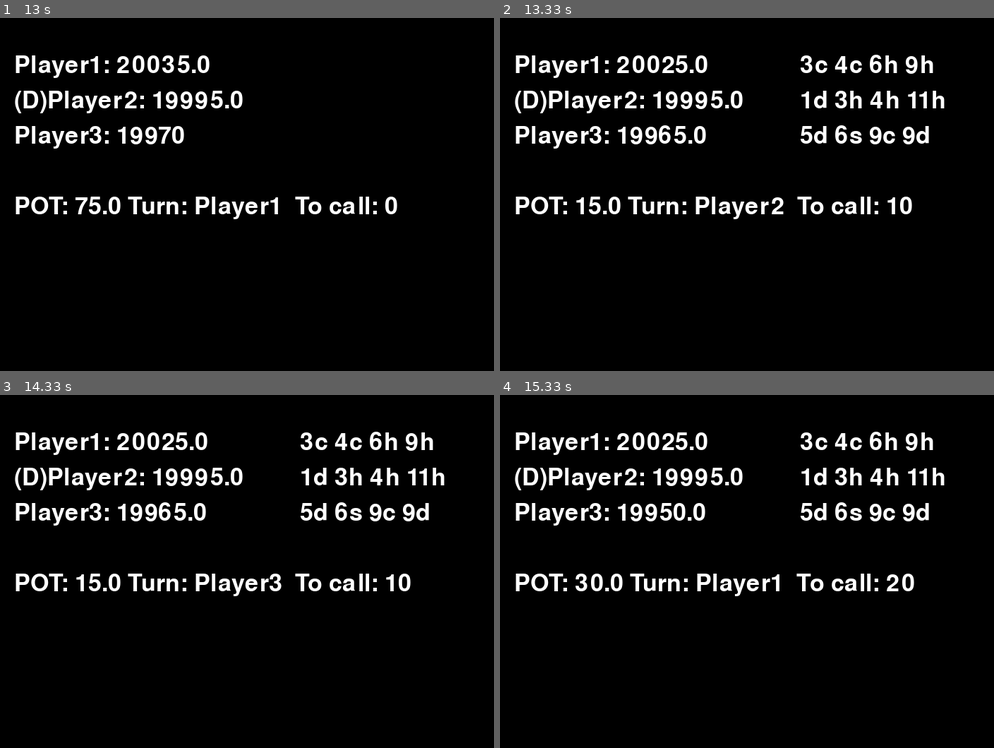
Above: before the commit, frames 1-4 (two rows, left to right).
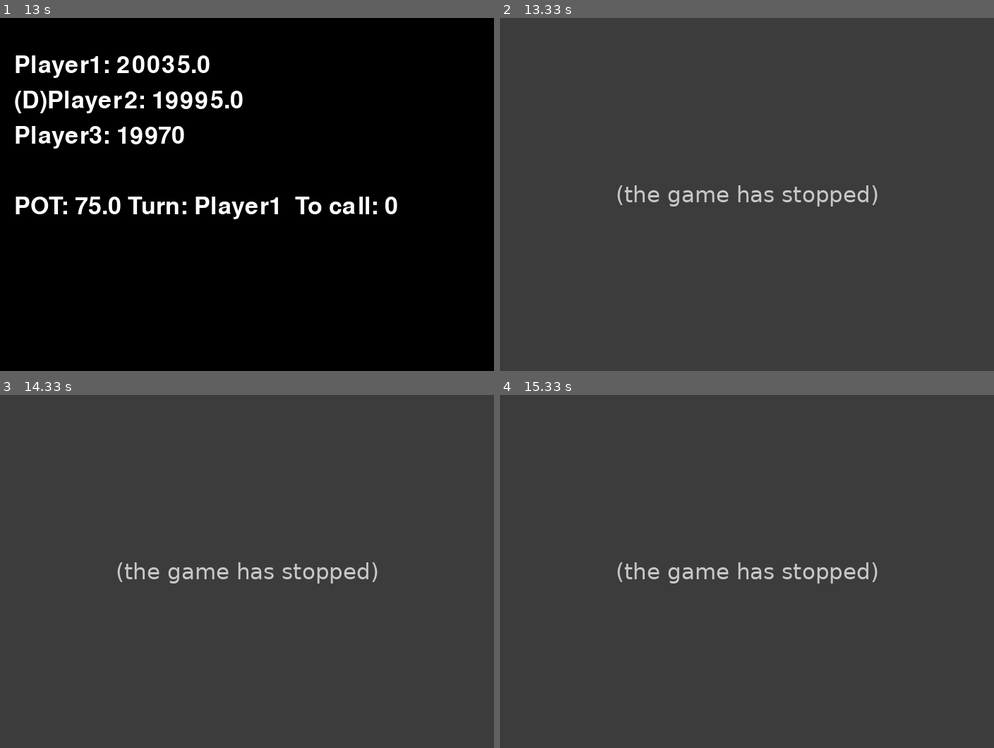
Above: after the commit, the same moments.

Repository: sambergo/badugi
Game: pygame game, started from game/game.py
Same seed, same stepped clock (60 frames per second), same inputs: the game is played once before the commit and once after it.
Inputs:
- Up to frame 1 (13 s): hold Right 2.4-3.03 s; hold Left 3.87-4.63 s; hold Right 4.67-5.55 s; hold Right 6.58-7.6 s; hold Left 7.63-8.7 s; hold Left 8.73-9.83 s
- Up to frame 2 (13.33 s): no input
- Up to frame 3 (14.33 s): hold Left from 13.37 s (still down)
- Up to frame 4 (15.33 s): release Left at 14.52 s; hold Right from 14.55 s (still down)

Frame 1 is identical in both runs. In frame 2, 100% of the frame differs, in the area x 0-100%, y 0-100%; in frame 3, 100%; in frame 4, 100%.
After the commit the program exited at 13 s; later frames show no game.

Commit message:
fix loop

Diff:
--- a/game/game.py
+++ b/game/game.py
@@ -25,8 +25,9 @@
     WHITE = (255, 255, 255)
     BLACK = (0, 0, 0)
     BIG_BLIND = 10
-
-    def __init__(self, window, width, height, player_names, starting_chips):
+    MAX_HANDS = 3
+
+    def __init__(self, window, width, height, player_names, starting_chips, max_hands):
         # def __init__(self, players, starting_chips):
         self.window = window
         self.width = width
@@ -34,12 +35,12 @@
         self.starting_chips = starting_chips
         self.players = create_players(player_names, starting_chips)
         self.button = randrange(0, len(player_names))
+        self.MAX_HANDS = max_hands
         self.bb = self.BIG_BLIND
         self.sb = self.BIG_BLIND / 2
         self.hands_played = 0
         self.hand_active = False
         self.dealer = Dealer(self.players, self.button, self.bb)
-        print("btn", self.button)
 
     def main_loop(self):
         clock = pygame.time.Clock()
@@ -54,9 +55,12 @@
             only_one_left = (
                 len([player for player in self.players if not player.folded]) == 1
             )
-            if not self.hand_active:
+            if not self.hand_active and not self.hands_played >= self.MAX_HANDS:
                 print("NEW HAND")
                 self.deal_new_hand()
+            elif self.hands_played >= self.MAX_HANDS:
+                run = False
+                break
             elif self.dealer.all_acted or only_one_left:
                 if self.dealer.stage > 2:
                     self.finish_hand()
@@ -65,11 +69,7 @@
             elif self.hand_active:
                 self.hand_loop()
             else:
-                print("ELSE")
-                if badugi.hands_played >= 3:
-                    run = False
-                if not run:
-                    break
+                print("ERROR")
             self.draw()
             pygame.display.update()
 
@@ -78,7 +78,6 @@
     def next_street(self):
         self.dealer.stage += 1
         self.dealer.next_turn(self.players, new_street=True)
-        print(self.dealer.turn)
         self.dealer.to_call = 0
         for player in self.players:
             player.acted = False if not player.folded else True
@@ -118,16 +117,12 @@
 
     def hand_loop(self):
         # Betting rounds
-        #     print("ALL ACTED")
         keys = pygame.key.get_pressed()
         if keys[pygame.K_LEFT]:
-            print("FOLD")
             self.players[self.dealer.turn].fold(self.dealer, self.players)
         elif keys[pygame.K_DOWN]:
-            print("CALL")
             self.players[self.dealer.turn].call(self.dealer, self.players)
         elif keys[pygame.K_RIGHT]:
-            print("RAISE")
             self.players[self.dealer.turn].bet(self.dealer, self.players)
         elif keys[pygame.K_UP]:
             print("INFO")
@@ -153,6 +148,7 @@
                     player.acted,
                     player.folded,
                 )
+            print(f"hands played {self.hands_played}")
         only_one_left = (
             len([player for player in self.players if not player.folded]) == 1
         )
@@ -179,7 +175,6 @@
 
     def _draw_dealer(self):
         just_text = f"POT: {self.dealer.pot} Turn: {self.players[self.dealer.turn].name}  To call: {self.dealer.to_call}"
-        # print("just_text:", just_text)
         pot_text = self.SCORE_FONT.render(
             f"{just_text}",
             True,
@@ -211,8 +206,9 @@
 if __name__ == "__main__":
     players = ["Player1", "Player2", "Player3"]
     width, height = 700, 500
+    max_hands = 1
     window = pygame.display.set_mode((width, height))
-    badugi = Badugi(window, width, height, players, 20000)
+    badugi = Badugi(window, width, height, players, 20000, max_hands)
     clock = pygame.time.Clock()
 
     badugi.main_loop()
--- a/game/player.py
+++ b/game/player.py
@@ -50,11 +50,8 @@
 
     def bet(self, dealer, players):
         to_call = dealer.to_call - self.chips_in_front
-        print("to_call:", to_call)
         bet_size = dealer.bb if dealer.stage < 2 else dealer.bb * 2
-        print("bet_size:", bet_size)
         to_bet = to_call + bet_size
-        print("to_bet:", to_bet)
         self.chips_in_front += to_bet
         self.chips -= to_bet
         dealer.pot += to_bet
@@ -66,23 +63,3 @@
                 player.acted = False
         print(self.name, " raise to:", self.chips_in_front, "cost:", dealer.to_call)
         self.acted = True
-
-
-# def act(self, dealer, action, amount):
-#     if action == 0:
-#         dealer.fold(self.chips_in_front)
-#         self.acted = True
-#         self.folded = True
-#         self.chips_in_front = 0
-#         print(self.name, " folded.")
-#     elif action == 1:
-#         dealer.call()
-#         self.chips_in_front += amount
-#         self.chips -= amount
-#         self.acted = True
-#         print(self.name, " call:", self.chips_in_front)
-#     elif action == 2:
-#         dealer.bet(self)
-#         self.chips_in_front += amount
-#         self.chips -= amount
-#         self.acted = True
--- a/game/tools/get_winners.py
+++ b/game/tools/get_winners.py
@@ -1,4 +1,5 @@
 import json
+from os import error
 
 hand_ranks = json.loads(open("./hands.json").read())
 
@@ -40,9 +41,7 @@
         if not has_suit and not has_number:
             badugi_hand.append(card)
     k = "-".join(map(str, [x["number"] for x in badugi_hand]))
-    # print(k)
     rank = hand_ranks[k]
-    # print(rank)
     return rank
 
 
